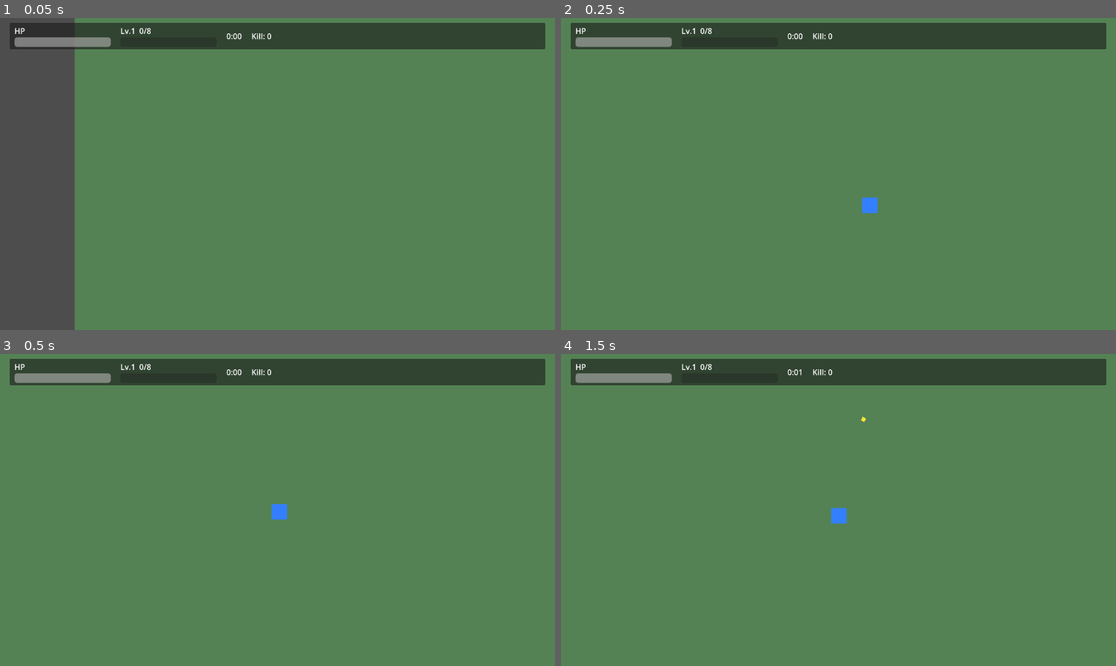
Above: before the commit, frames 1-4 (two rows, left to right).
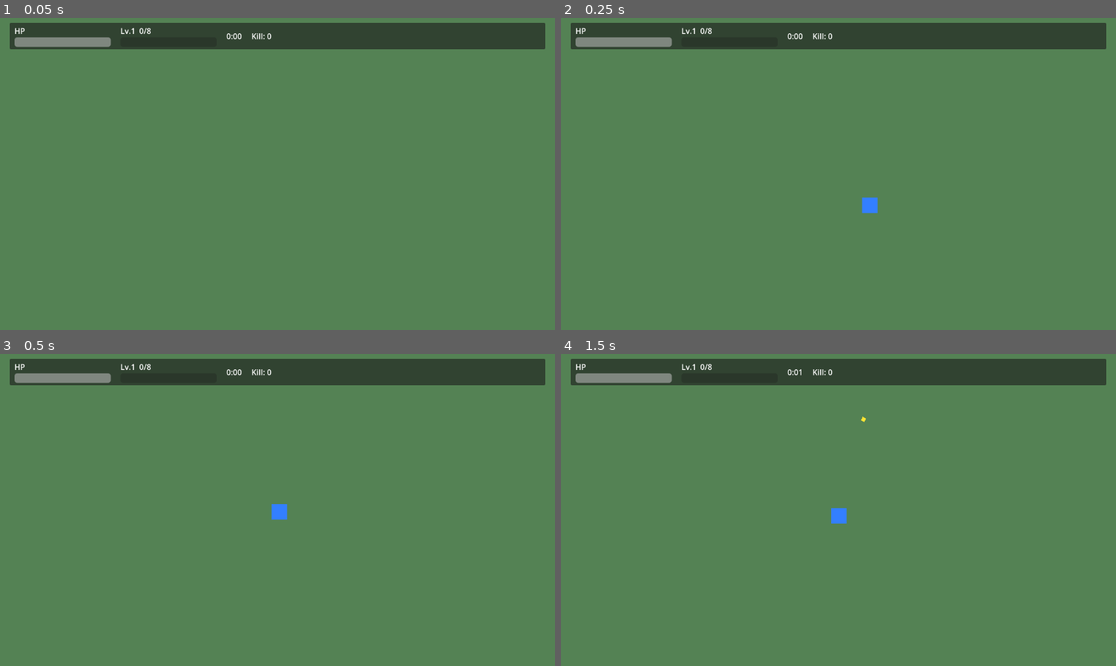
Above: after the commit, the same moments.

Repository: XxRa1n/demo-01
Game: Godot game, scene res://scenes/main.tscn
Two runs of this game, one before a commit and one after it. Both use one fixed random seed, a clock stepped at 60 frames per second and the inputs below.
Inputs (mouse positions are in pixels of both pictures, inside the frame that each line leads up to):
- Up to frame 1 (0.05 s): no input
- Up to frame 2 (0.25 s): no input
- Up to frame 3 (0.5 s): no input
- Up to frame 4 (1.5 s): move the mouse to (960, 494) at 0.52 s; hold D (move_right) 0.53-1.28 s; tap Enter at 1.25 s; move the mouse to (727, 525) at 1.27 s; hold S (move_down) from 1.28 s (still down)

The runs differ from the first frame. In frame 1, 13% of the frame differs, in the area x 0-14%, y 0-100%; in frame 2, nothing differs; in frame 3, nothing differs; in frame 4, nothing differs.

Commit message:
feat: 镜头限制在地图边界内
Camera2D 的 limit 设为地图 [0,0]~[2000,2000]，玩家走到边缘时镜头不再移出墙外；引用 game_manager.MAP_SIZE 作为单一数据源。

Co-Authored-By: Claude <noreply@anthropic.com>

Diff:
--- a/scripts/player/player_controller.gd
+++ b/scripts/player/player_controller.gd
@@ -20,6 +20,7 @@
 
 @onready var sprite: Sprite2D = $Sprite2D
 @onready var pickup_area: Area2D = $PickupArea
+@onready var camera: Camera2D = $Camera2D
 
 
 func _ready() -> void:
@@ -30,6 +31,11 @@
 	sprite.texture = ImageTexture.create_from_image(img)
 	# 玩家出生在地图中心
 	global_position = game_manager.MAP_CENTER
+	# 限制镜头不超出地图边界
+	camera.limit_left = 0
+	camera.limit_top = 0
+	camera.limit_right = game_manager.MAP_SIZE.x
+	camera.limit_bottom = game_manager.MAP_SIZE.y
 
 
 func _physics_process(delta: float) -> void:
